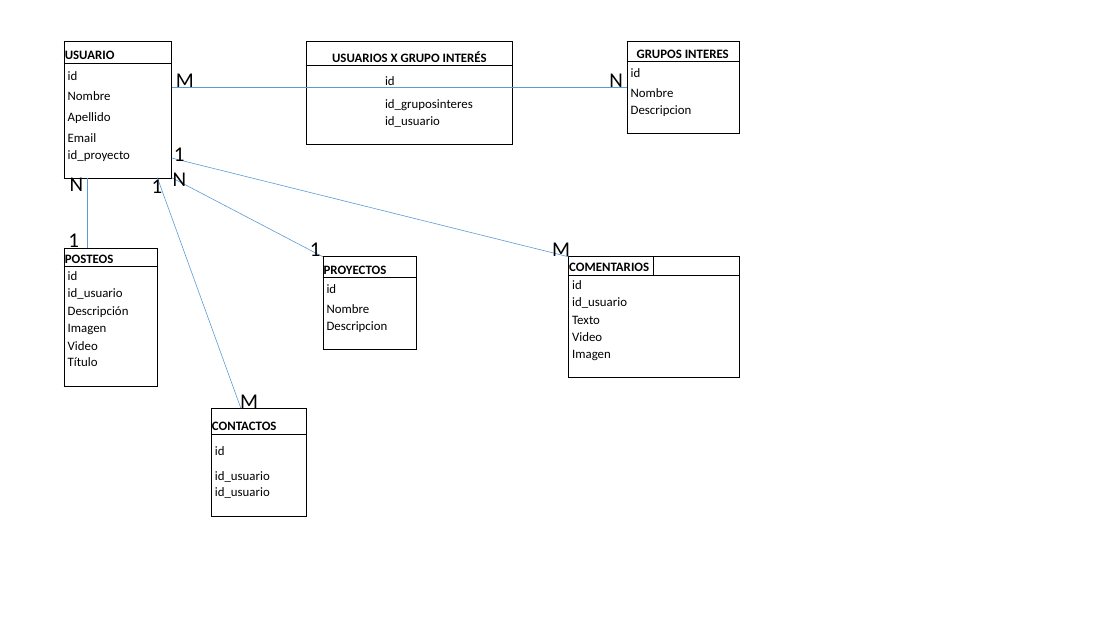
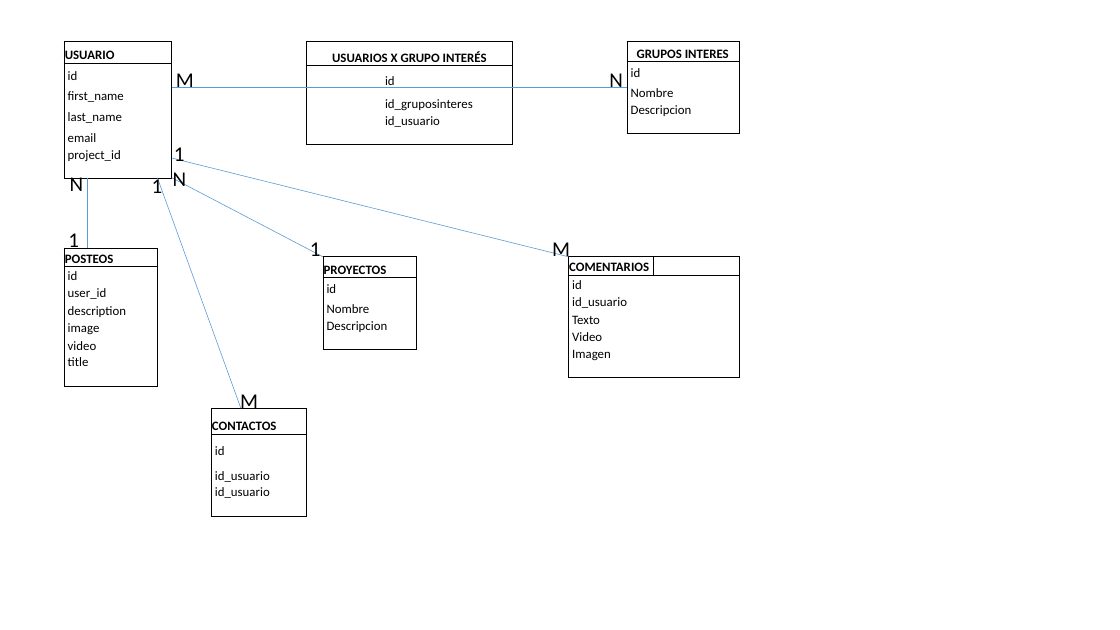
Before and after one commit to pablodlegaspi/proyecto-integrador-frp, a slide deck: slide 1 of deposito-de-archivos/Tablas Vecinos Colaborativos.pptx. Drawn at 1120x630 pixels with LibreOffice and Linux fonts; fonts in the diff are those of the drawing. Boxes give left, top, right and bottom in pixels: in the first picture for what was removed or moved away, otherwise in the second. Text is boxed around its words. In the diff, an @@ line names an element or a change of style, - is before the commit and + after.

Commit message:
Cambie los nombres de las columnas de las tablas users y posts en el powerpoint a inglés.

```diff
--- a/deposito-de-archivos/Tablas Vecinos Colaborativos.pptx
+++ b/deposito-de-archivos/Tablas Vecinos Colaborativos.pptx
@@ table at [64, 41, 171, 177] @@
-row 3, column 1: Nombre
+row 3, column 1: first_name
-row 4, column 1: Apellido
+row 4, column 1: last_name
-row 5, column 1: Email
+row 5, column 1: email
-row 6, column 1: id_proyecto
+row 6, column 1: project_id
@@ table at [64, 248, 157, 385] @@
-row 3, column 1: id_usuario
+row 3, column 1: user_id
-row 4, column 1: Descripción
+row 4, column 1: description
-row 5, column 1: Imagen
+row 5, column 1: image
-row 6, column 1: Video
+row 6, column 1: video
-row 7, column 1: Título
+row 7, column 1: title
```
